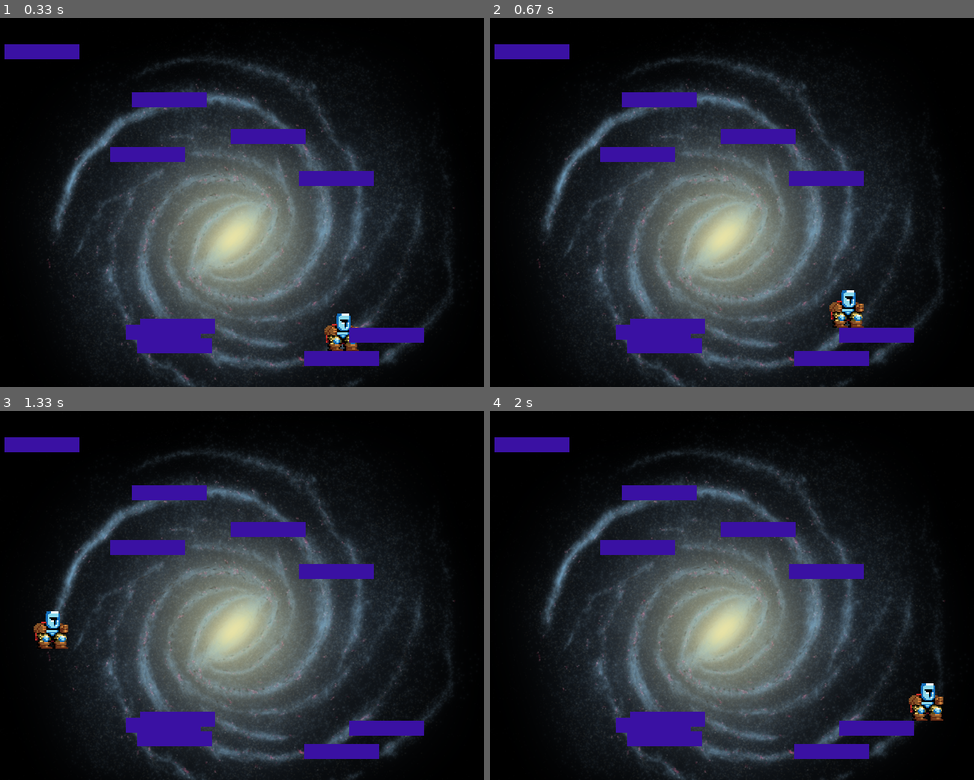
Above: before the commit, frames 1-4 (two rows, left to right).
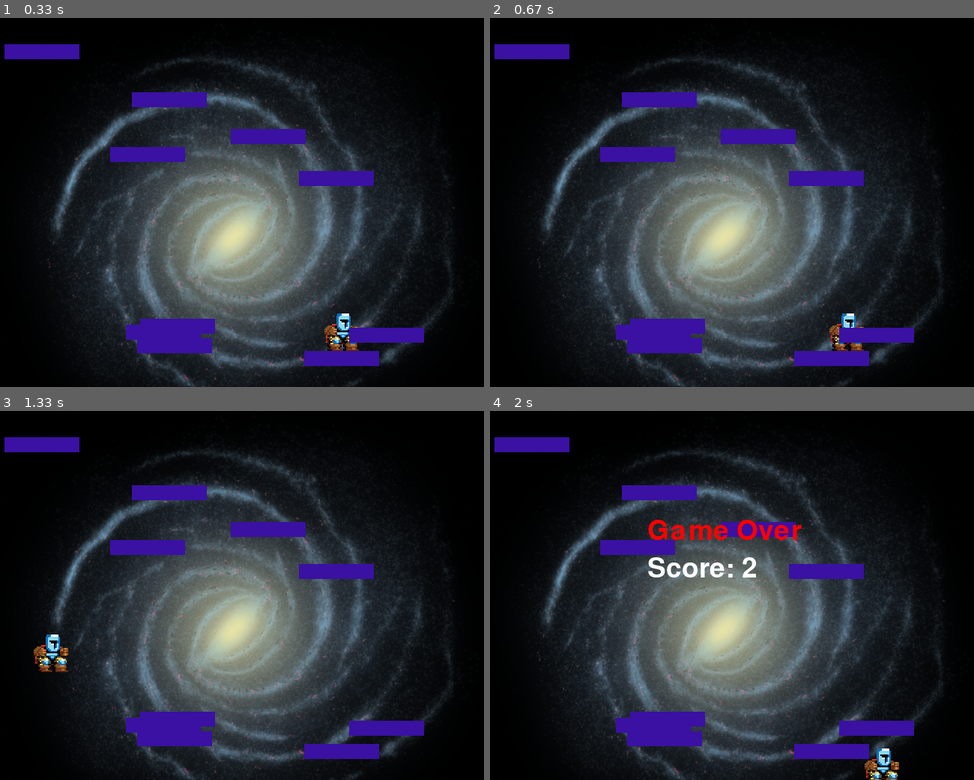
Above: after the commit, the same moments.

Repository: scourtney910/CS3021_Pygame
Game: pygame game, started from main.py
The game is run twice, just before and just after one commit, with the same random seed, the same clock (stepped at 60 frames per second) and the same inputs.
Inputs (mouse positions are in pixels of both pictures, inside the frame that each line leads up to):
- Up to frame 1 (0.33 s): no input
- Up to frame 2 (0.67 s): press the mouse at (727, 191) at 0.37 s; move the mouse to (649, 176) at 0.47 s; release the mouse at (577, 165) at 0.6 s
- Up to frame 3 (1.33 s): press the mouse at (237, 584) at 0.7 s; move the mouse to (343, 647) at 0.8 s; release the mouse at (450, 713) at 0.93 s
- Up to frame 4 (2 s): press the mouse at (727, 584) at 1.53 s; move the mouse to (712, 532) at 1.63 s; release the mouse at (702, 477) at 1.77 s

Frame 1 is identical in both runs. In frame 2, 0.7% of the frame differs, in the area x 70-78%, y 73-91%; in frame 3, 0.8%; in frame 4, 2.1%, in the area x 32-94%, y 29-100%.

Commit message:
Improved collision, the score mechanic, and character wrap-around

Diff:
--- a/constants.py
+++ b/constants.py
@@ -11,6 +11,7 @@
     _PLATFORM_HEIGHT   = 20
     _PLATFORM_COLOR    = (random.randint(0,255), random.randint(0,255), random.randint(0,255))
     _MAX_JUMP_STRENGTH = 20
+    _MAX_VELOCITY      = 25
 
     @classmethod
     def _screen_w(cls):
@@ -51,3 +52,7 @@
     @classmethod
     def _max_jump(cls):
         return cls._MAX_JUMP_STRENGTH
+
+    @classmethod
+    def _max_velocity(cls):
+        return cls._MAX_VELOCITY
--- a/main.py
+++ b/main.py
@@ -48,6 +48,9 @@
         if self.is_jumping:
 
             self.velocity_y += self._grav()
+            # too high a velocity will cause the player to
+            # fall through platforms before the collision can be checked
+            self.velocity_y = min(self.velocity_y, self._max_velocity())
 
             self.rect.y += self.velocity_y
             self.rect.x += self.velocity_x
@@ -57,45 +60,53 @@
                 return True
 
         # Wrap around the screen
-        if self.rect.right < 0:
-            self.rect.left = self._screen_w()
-
-        elif self.rect.left > self._screen_w():
-            self.rect.right = 0
+        if self.rect.right > (self._screen_w() + (self._player_w() / 2)):
+            # if half the player sprite is off the right side of the screen
+            self.rect.left = 0 - (self._player_w() / 2)
+            # move the player to the left side of the screen, but half-off
+
+        elif self.rect.left < (0 - self._player_w() / 2):
+            # if half the player sprite is off the left side of the screen
+            self.rect.right = self._screen_w() + (self._player_w() / 2)
+            # move the player to the right side of the screen, but half-off
 
         # All previous checks did not change the state of play
         return False
 
 
-    def check_collision(self, platforms: Any) -> None:
+    def check_collision(self, platforms: Any, touched_platforms: set, score: int) -> int:
         """
         Check for collision only when falling.
         To change the platforms structure,
         change the generate_platforms function below.
-        ***Need to add collision for bottom of platforms***
         """
-
-        #"if sprite is falling", (+)velocity_y means falling and neg means jumping
-        if self.velocity_y > 0:
-
-            hits = pygame.sprite.spritecollide(self, platforms, False) #hits is a list of something about collisions
-            # sprite collide checks for collision of sprite and platforms and returns lists
-
-            #if hits != None, i.e., if the player is hitting something
-            if hits:
+        # collision_detection is a list of platforms the player sprite has touched each game loop
+        collision_detection = pygame.sprite.spritecollide(self, platforms, False)
+
+        for platform in collision_detection:
+            # "if sprite is falling", (+)velocity_y means falling and neg means jumping
+            if (self.velocity_y > 0):
+                # continue with normal collision routine
                 # this code for bottom of char and top of platform
-                # should use if-statement for bottom and another if-statement for top
-
-                self.rect.bottom = hits[0].rect.top
-                # assigning player bottom to top of platform represented by rect top,
-                # i.e. only wokrs because the only thing the player can hit is a platform
-
-                self.velocity_y = 0
-                self.is_jumping = False
+                if (self.rect.bottom <= platform.rect.top + 20):
+                    self.rect.bottom = platform.rect.top
+                    # assigning player bottom to top of platform represented by rect top,
+                    # i.e. only works because the only thing the player can hit is a platform
+                    self.velocity_y = 0
+                    self.is_jumping = False
+
+                if platform not in touched_platforms:
+                    # fix the score-variable to increment only when
+                    # the player touches a new platform on screen
+                    touched_platforms.add(platform)
+                    score += 1
+
+        return score
 
 
 class Platform(pygame.sprite.Sprite, Constants):
-    """define platform size and color using pygame module"""
+    """define platform size and color using pygame module
+    attributes must be referenced later"""
 
     def __init__(self, x, y):
 
@@ -106,6 +117,7 @@
         self.rect = self.image.get_rect()
         self.rect.x = x
         self.rect.y = y
+        self.was_touched = False    # new boolean added
 
 
 def generate_platforms(num_platforms: int) -> tuple[Any, Any]:
@@ -182,6 +194,7 @@
     start_left_click = (0, 0) # initialize tuple here for mouse position
     score = 0
     game_over = False
+    touched_platforms = set()    # to be used in the score mechanic
 
     #main game-loop
     while True:
@@ -211,9 +224,9 @@
         #And the player made a successful jump
         if not game_over:
             game_over = player.update() # player movement takes place here
-            player.check_collision(platforms) # check for collisions after sprite is updated each frame
-            if not player.is_jumping:
-                score += 1
+
+            # check for collisions after sprite is updated each frame
+            score = player.check_collision(platforms, touched_platforms, score)
 
         # background image setter
         # randomize background_image later
